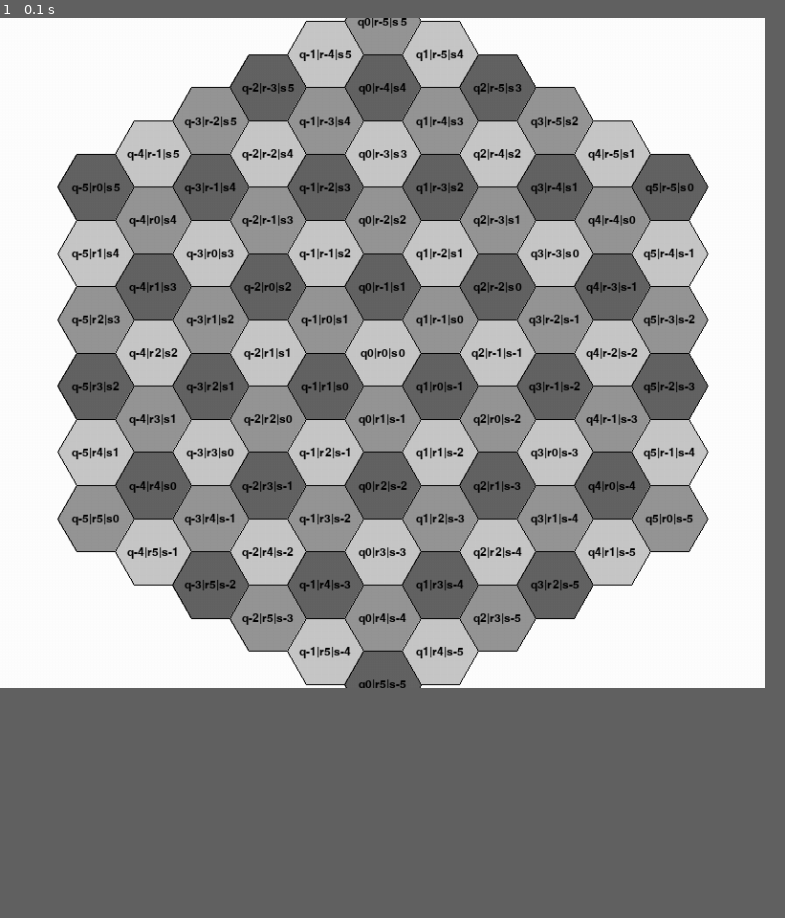
Above: before the commit, frame 1.
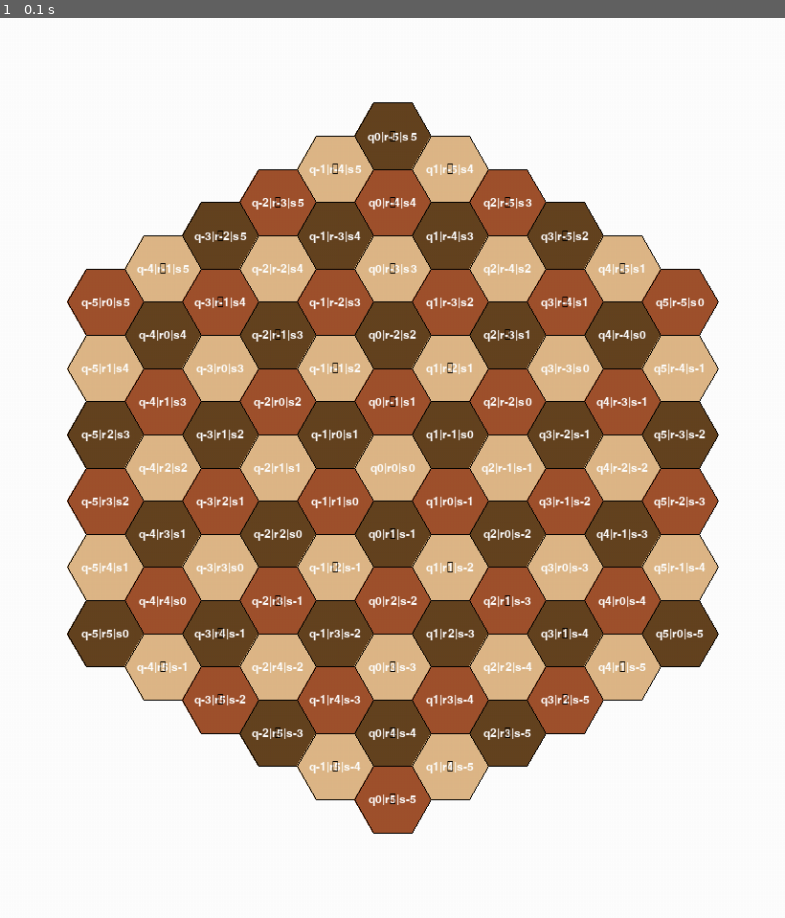
Above: after the commit, the same moment.

Repository: mitselek/chexs
Game: pygame game, started from pygame_main.py
Same seed, same stepped clock (60 frames per second), same inputs: the game is played once before the commit and once after it.
Inputs:
- Up to frame 1 (0.1 s): no input
The window is 765x670 before the commit and 785x900 after it. Grey fills any space a smaller window leaves; there, only what the larger window draws over its background counts as a difference.

The runs differ from the first frame. In frame 1, 60% of the frame differs, in the area x 7-92%, y 0-91%.

Commit message:
make some room for board borders and coordinates

Diff:
--- a/pygame_main.py
+++ b/pygame_main.py
@@ -4,21 +4,27 @@
 from utils import format_piece
 
 # Constants
-WINDOW_WIDTH = 800
-WINDOW_HEIGHT = 700
+BOARD_SIZE = 5  # Board size
 HEX_SIDE = 40  # Size of side of hexagon
 HEX_DIAGONAL = HEX_SIDE * 2
+HEX_APOTHEM = HEX_SIDE * (3 ** 0.5) / 2
 HEX_HEIGHT = (3 ** 0.5) * HEX_SIDE  # Twice the apothem of the hexagon
+
+BOARD_BORDER = 10  # Border around the board
+BOARD_PADDING = 10  # Padding between board and window edge
+WINDOW_WIDTH = ((BOARD_SIZE+1)*2+1) * HEX_SIDE * 1.5 + BOARD_PADDING * 2 + BOARD_BORDER * 2
+WINDOW_HEIGHT = ((BOARD_SIZE+1)*2+1) * HEX_HEIGHT + BOARD_PADDING * 2 + BOARD_BORDER * 2
 BOARD_OFFSET_X = WINDOW_WIDTH // 2  # Center the board horizontally
 BOARD_OFFSET_Y = WINDOW_HEIGHT // 2  # Center the board vertically
+
 
 # Colors
 WHITE = (255, 255, 255)
 BLACK = (0, 0, 0)
-TILE_1_COLOR = (200, 200, 200)
-TILE_2_COLOR = (100, 100, 100)
-TILE_3_COLOR = (150, 150, 150)
-COLORS = [TILE_1_COLOR, TILE_2_COLOR, TILE_3_COLOR]
+LIGHT_WOOD = (222, 184, 135)  # Light wood color
+MEDIUM_WOOD = (160, 82, 45)   # Medium wood color
+DARK_WOOD = (101, 67, 33)     # Dark wood color
+COLORS = [LIGHT_WOOD, MEDIUM_WOOD, DARK_WOOD]
 
 def hex_to_pixel(hex):
     """Convert hex coordinates to pixel coordinates."""
@@ -31,18 +37,18 @@
     x, y = hex_to_pixel(hex)
     points = [
         (x + HEX_SIDE / 1, y),
-        (x + HEX_SIDE / 2, y + HEX_HEIGHT/2),
-        (x - HEX_SIDE / 2, y + HEX_HEIGHT/2),
+        (x + HEX_SIDE / 2, y + HEX_APOTHEM),
+        (x - HEX_SIDE / 2, y + HEX_APOTHEM),
         (x - HEX_SIDE / 1, y),
-        (x - HEX_SIDE / 2, y - HEX_HEIGHT/2),
-        (x + HEX_SIDE / 2, y - HEX_HEIGHT/2),
+        (x - HEX_SIDE / 2, y - HEX_APOTHEM),
+        (x + HEX_SIDE / 2, y - HEX_APOTHEM),
     ]
     pygame.draw.polygon(surface, color, points, 0)
     pygame.draw.polygon(surface, BLACK, points, 1)  # Thin black line around hexagon
 
     # Draw coordinates on the hex
     font = pygame.font.SysFont(None, 18)
-    coord_text = font.render(f"q{hex.q}|r{hex.r}|s{hex.s}", True, BLACK)
+    coord_text = font.render(f"q{hex.q}|r{hex.r}|s{hex.s}", True, WHITE)
     coord_rect = coord_text.get_rect(center=(x, y))
     surface.blit(coord_text, coord_rect)
 
@@ -57,7 +63,7 @@
                 color = COLORS[color_index]
                 draw_hex(surface, color, hex)
                 piece = board.get_piece(hex)
-                if piece and False:
+                if piece:
                     piece_str = str(piece)
                     piece_text = format_piece(piece_str, use_unicode=True, use_colors=False)
                     font = pygame.font.SysFont(None, 24)
